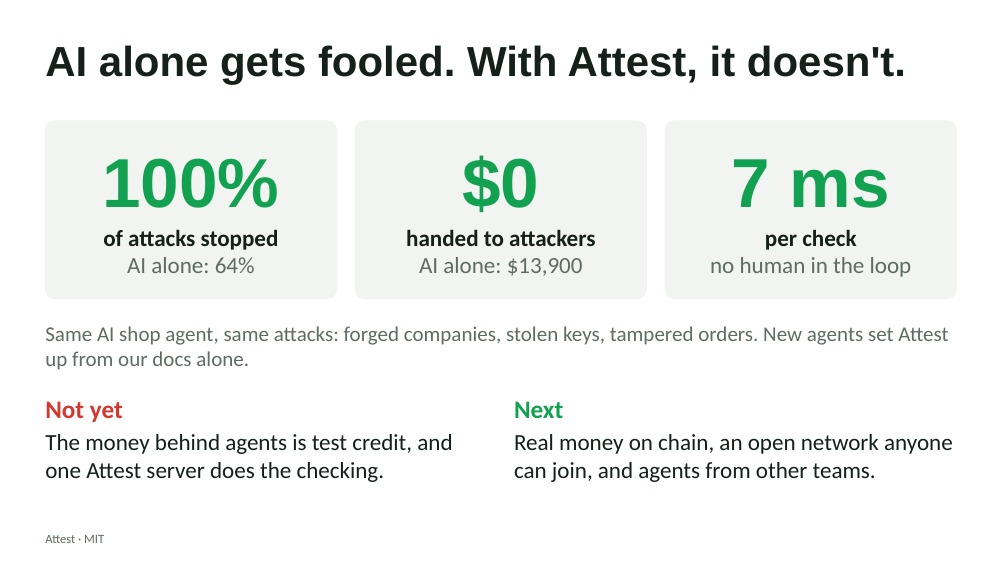
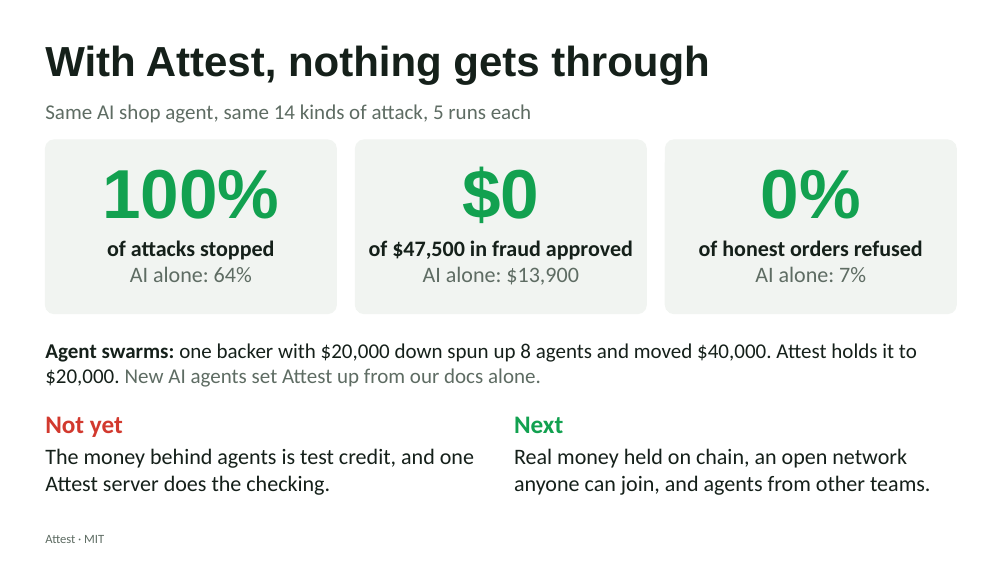
Before and after one commit to smghaas/attest, a slide deck: slide 4 of docs/attest_final_slides.pptx. Drawn at 1008x567 pixels with LibreOffice and Linux fonts; fonts in the diff are those of the drawing. Boxes give left, top, right and bottom in pixels: in the first picture for what was removed or moved away, otherwise in the second. Text is boxed around its words. In the diff, an @@ line names an element or a change of style, - is before the commit and + after.

```diff
--- a/docs/attest_final_slides.pptx
+++ b/docs/attest_final_slides.pptx
@@ title at <box>45,45,709,84</box>: text changed @@
-AI alone gets fooled. With Attest, it doesn't.
+With Attest, nothing gets through
@@ text added at <box>45,104,531,123</box>, 20 pt, text #5E6C63 @@
+Same AI shop agent, same 14 kinds of attack, 5 runs each
@@ rounded rectangle: place and size @@
-rounded rectangle at <box>45,121,337,299</box>
+rounded rectangle at <box>45,140,337,314</box>
@@ rounded rectangle: place and size @@
-rounded rectangle at <box>355,121,647,299</box>
+rounded rectangle at <box>355,140,647,314</box>
@@ proportions changed in 3 elements at <box>45,140,337,314</box>, <box>355,140,647,314</box>, <box>665,140,957,314</box> @@
@@ rounded rectangle: place and size @@
-rounded rectangle at <box>665,121,957,299</box>
+rounded rectangle at <box>665,140,957,314</box>
@@ text "100%": place and size @@
-text "100%" at <box>102,158,279,208</box>
+text "100%" at <box>102,169,279,219</box>
@@ text "$0": place and size @@
-text "$0" at <box>462,155,539,212</box>
+text "$0" at <box>462,166,539,223</box>
@@ text "0%" at <box>761,169,861,219</box>: vertical alignment top to middle @@
@@ text removed at <box>732,159,890,208</box> @@
-7 ms
@@ text at <box>761,169,861,219</box>: text changed; size 22 to 66 pt; font Calibri to Arial; text colour #5E6C63 to #12A150; bold on @@
-per check
-no human in the loop
+0%
@@ text "of attacks stopped": place and size @@
-text "of attacks stopped" at <box>103,229,279,273</box>
+text "of attacks stopped" at <box>107,240,274,282</box>
@@ text "of attacks stopped" at <box>107,240,274,282</box>: size 22 to 21 pt @@
@@ text "of $47,500 in fraud approved": place and size @@
-text "of $47,500 in fraud approved" at <box>406,229,595,276</box>
+text "of $47,500 in fraud approved" at <box>369,240,633,285</box>
@@ text at <box>369,240,633,260</box>: text changed; size 22 to 21 pt @@
-handed to attackers
+of $47,500 in fraud approved
@@ text at <box>423,266,579,285</box>: size 22 to 21 pt in "AI alone: $13,900" @@
@@ text added at <box>699,240,923,282</box>, 21 pt, text #15201A, bold @@
+of honest orders refused
+AI alone: 7%
@@ text at <box>45,343,917,387</box>: text changed; text colour #5E6C63 to #15201A @@
-Same AI shop agent, same attacks: forged companies, stolen keys, tampered orders. New agents set Attest up from our docs alone.
+Agent swarms: one backer with $20,000 down spun up 8 agents and moved $40,000. Attest holds it to $20,000. New AI agents set Attest up from our docs alone.
@@ text "Not yet": place and size @@
-text "Not yet" at <box>45,401,452,482</box>
+text "Not yet" at <box>45,416,474,495</box>
@@ text "Next": place and size @@
-text "Next" at <box>514,401,953,482</box>
+text "Next" at <box>514,416,930,495</box>
@@ text at <box>45,448,474,495</box>: size 22 to 21 pt @@
@@ text at <box>514,448,930,495</box>: text changed; size 22 to 21 pt @@
-Real money on chain, an open network anyone can join, and agents from other teams.
+Real money held on chain, an open network anyone can join, and agents from other teams.
```
Also in this commit, not shown: 2 slides added, 2 slides removed.
